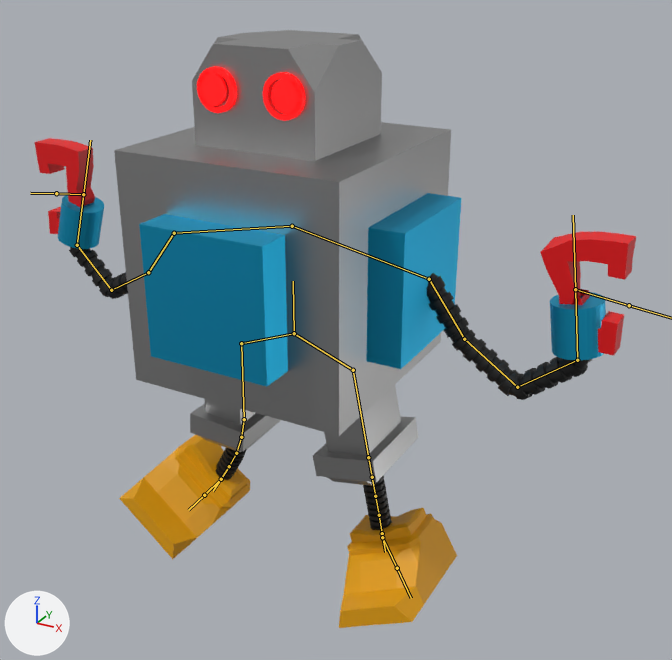
The FBX model Assets/Resources/PhotonPrefabs/TMPBlender/Bob.fbx: old version first, new version second.
Both versions are drawn from a 50 mm lens placed at (4.0, -6.33, 5.83), pointed at (0.33, 0.35, 2.49). The lights are fixed; the arrows at lower left show +X, +Y and +Z. Both versions are drawn at frame 16 of the action 'Armature|Jump'; the numbers are the values there. The bones that bend it are drawn over the model as lines.
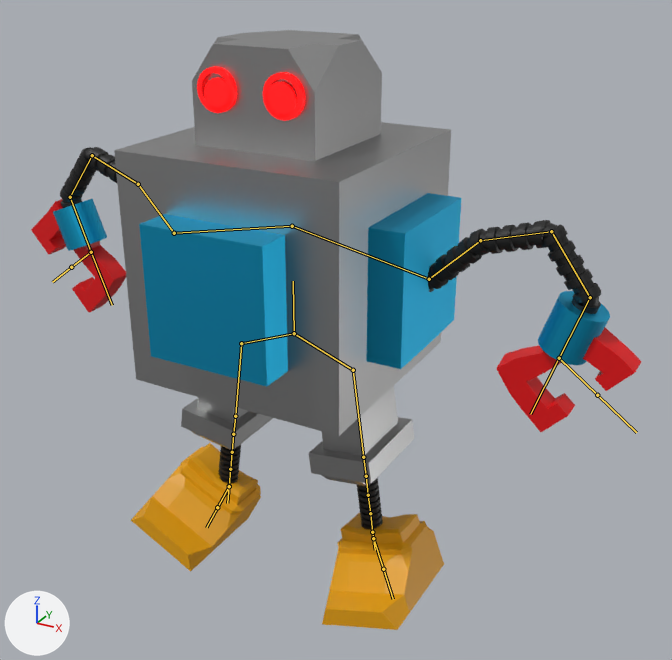
Diff of the bpy script that builds the scene:
```diff
--- a/Assets/Resources/PhotonPrefabs/TMPBlender/Bob.fbx.py
+++ b/Assets/Resources/PhotonPrefabs/TMPBlender/Bob.fbx.py
@@ bone_bone_003 @@
 bone_bone_003 = bpy.data.objects['Armature'].pose.bones['Bone.003']  # child of 'Bone.001'
-bone_bone_003.rotation_quaternion = (0.892, 0.0, 0.0, -0.453)  # degrees (0, 0, -54)
+bone_bone_003.rotation_quaternion = (0.93, 0.0, 0.0, 0.369)  # degrees (0, 0, 43)
@@ bone_bone_010 @@
 bone_bone_010 = bpy.data.objects['Armature'].pose.bones['Bone.010']  # child of 'Bone.003'
-bone_bone_010.rotation_quaternion = (0.985, 0.0, 0.0, 0.17)  # degrees (0, 0, 20)
+bone_bone_010.rotation_quaternion = (0.972, 0.0, 0.0, -0.235)  # degrees (0, 0, -27)
@@ bone_bone_009 @@
 bone_bone_009 = bpy.data.objects['Armature'].pose.bones['Bone.009']  # child of 'Bone.010'
-bone_bone_009.rotation_quaternion = (0.811, 0.0, 0.0, 0.585)  # degrees (0, 0, 72)
+bone_bone_009.rotation_quaternion = (0.82, 0.0, 0.0, -0.572)  # degrees (0, 0, -70)
@@ bone_bone_011 @@
 bone_bone_011 = bpy.data.objects['Armature'].pose.bones['Bone.011']  # child of 'Bone.009'
-bone_bone_011.rotation_quaternion = (0.865, 0.0, 0.0, 0.502)  # degrees (0, 0, 60)
+bone_bone_011.rotation_quaternion = (0.887, 0.0, 0.0, -0.461)  # degrees (0, 0, -55)
@@ bone_bone_004 @@
 bone_bone_004 = bpy.data.objects['Armature'].pose.bones['Bone.004']  # child of 'Bone.002'
-bone_bone_004.rotation_quaternion = (0.898, 0.0, 0.0, 0.44)  # degrees (0, 0, 52)
+bone_bone_004.rotation_quaternion = (0.915, 0.0, 0.0, -0.404)  # degrees (0, 0, -48)
@@ bone_bone_013 @@
 bone_bone_013 = bpy.data.objects['Armature'].pose.bones['Bone.013']  # child of 'Bone.004'
-bone_bone_013.rotation_quaternion = (0.979, 0.0, 0.0, -0.205)  # degrees (0, 0, -24)
+bone_bone_013.rotation_quaternion = (0.974, 0.0, 0.0, 0.228)  # degrees (0, 0, 26)
@@ bone_bone_012 @@
 bone_bone_012 = bpy.data.objects['Armature'].pose.bones['Bone.012']  # child of 'Bone.013'
-bone_bone_012.rotation_quaternion = (0.795, 0.0, 0.0, -0.606)  # degrees (0, 0, -75)
+bone_bone_012.rotation_quaternion = (0.802, 0.0, 0.0, 0.598)  # degrees (0, 0, 73)
@@ bone_bone_014 @@
 bone_bone_014 = bpy.data.objects['Armature'].pose.bones['Bone.014']  # child of 'Bone.012'
-bone_bone_014.rotation_quaternion = (0.861, 0.0, 0.0, -0.508)  # degrees (0, 0, -61)
+bone_bone_014.rotation_quaternion = (0.872, 0.0, 0.0, 0.489)  # degrees (0, 0, 59)
@@ bone_bone_007 @@
 bone_bone_007 = bpy.data.objects['Armature'].pose.bones['Bone.007']  # child of 'Bone.005'
-bone_bone_007.rotation_quaternion = (0.995, 0.096, 0.0, 0.0)  # degrees (11, 0, 0)
+bone_bone_007.rotation_quaternion = (0.998, 0.067, 0.004, 0.0)  # degrees (8, 0, 0)
@@ bone_bone_020 @@
 bone_bone_020 = bpy.data.objects['Armature'].pose.bones['Bone.020']  # child of 'Bone.018'
-bone_bone_020.rotation_quaternion = (1.0, -0.001, 0.0, 0.0)  # degrees (0, 0, 0)
+bone_bone_020.rotation_quaternion = (0.998, 0.002, 0.07, 0.006)  # degrees (0, 8, 1)
@@ bone_bone_008 @@
 bone_bone_008 = bpy.data.objects['Armature'].pose.bones['Bone.008']  # child of 'Bone.006'
-bone_bone_008.rotation_quaternion = (1.0, 0.005, 0.0, 0.0)  # degrees (1, 0, 0)
+bone_bone_008.rotation_quaternion = (0.998, 0.068, 0.0, 0.0)  # degrees (8, 0, 0)
@@ bone_bone_021 @@
 bone_bone_021 = bpy.data.objects['Armature'].pose.bones['Bone.021']  # child of 'Bone.008'
-bone_bone_021.rotation_quaternion = (0.996, 0.084, 0.0, 0.0)  # degrees (10, 0, 0)
+bone_bone_021.rotation_quaternion = (1.0, 0.004, 0.0, 0.0)  # degrees (0, 0, 0)
@@ bone_bone_023 @@
 bone_bone_023 = bpy.data.objects['Armature'].pose.bones['Bone.023']  # child of 'Bone.021'
-bone_bone_023.rotation_quaternion = (0.996, 0.085, 0.0, 0.0)  # degrees (10, 0, 0)
+bone_bone_023.rotation_quaternion = (1.0, -0.001, 0.0, 0.0)  # degrees (0, 0, 0)
@@ bone_bone_022 @@
 bone_bone_022 = bpy.data.objects['Armature'].pose.bones['Bone.022']  # child of 'Bone.023'
-bone_bone_022.rotation_quaternion = (0.998, 0.067, 0.0, 0.0)  # degrees (8, 0, 0)
+bone_bone_022.rotation_quaternion = (1.0, -0.002, 0.0, 0.0)  # degrees (0, 0, 0)
@@ bone_bone_015 @@
 bone_bone_015 = bpy.data.objects['Armature'].pose.bones['Bone.015']
-bone_bone_015.location = (-0.13, -1.25, 0.0)
-bone_bone_015.rotation_quaternion = (0.998, 0.0, 0.0, -0.06)  # degrees (0, 0, -7)
+bone_bone_015.location = (0.45, -1.31, 0.0)
+bone_bone_015.rotation_quaternion = (0.949, 0.0, 0.0, -0.315)  # degrees (0, 0, -37)
@@ bone_bone_016 @@
 bone_bone_016 = bpy.data.objects['Armature'].pose.bones['Bone.016']
-bone_bone_016.location = (0.23, -1.36, 0.0)
-bone_bone_016.rotation_quaternion = (0.998, 0.0, 0.0, 0.056)  # degrees (0, 0, 6)
+bone_bone_016.location = (-0.35, -1.37, 0.0)
+bone_bone_016.rotation_quaternion = (0.951, 0.0, 0.0, 0.309)  # degrees (0, 0, 36)
@@ bone_bone_025 @@
 bone_bone_025 = bpy.data.objects['Armature'].pose.bones['Bone.025']
-bone_bone_025.location = (0.0, -0.16, 0.33)
-bone_bone_025.rotation_quaternion = (0.97, 0.245, 0.0, 0.0)  # degrees (28, 0, 0)
+bone_bone_025.location = (0.0, -0.11, 0.23)
+bone_bone_025.rotation_quaternion = (0.985, 0.172, 0.0, 0.0)  # degrees (20, 0, 0)
@@ bone_bone_026 @@
 bone_bone_026 = bpy.data.objects['Armature'].pose.bones['Bone.026']
-bone_bone_026.location = (0.0, -0.21, 0.33)
-bone_bone_026.rotation_quaternion = (0.939, 0.344, 0.0, 0.0)  # degrees (40, 0, 0)
+bone_bone_026.location = (0.0, -0.15, 0.23)
+bone_bone_026.rotation_quaternion = (0.971, 0.241, 0.0, 0.0)  # degrees (28, 0, 0)
```

Boxes (x1, y1, x2, y2) around the edits, measured in the pictures (672 x 660 px):
'Cube', posed
    both: (114, 30, 461, 436)
'Cube.005', posed
    before: (339, 507, 457, 628)
    after: (322, 512, 444, 630)
'Cube.001', posed
    before: (119, 435, 250, 559)
    after: (131, 443, 261, 572)
'Cylinder.002', posed
    before: (427, 273, 592, 400)
    after: (427, 220, 601, 314)
'Cube.004', posed (51% wider, 15% shorter)
    before: (540, 232, 636, 356)
    after: (496, 327, 641, 432)
'Cube.003', posed
    before: (313, 385, 418, 486)
    after: (308, 386, 414, 487)
'Cube.006', posed (57% wider, 18% taller)
    before: (35, 138, 95, 234)
    after: (31, 199, 126, 312)
'Cylinder.003', posed (28% wider, 9% taller)
    before: (550, 292, 606, 360)
    after: (538, 291, 610, 365)
'Cube.002', posed
    before: (190, 399, 281, 452)
    after: (181, 397, 273, 450)
'Cylinder.006', posed
    before: (69, 247, 128, 299)
    after: (60, 147, 117, 208)
'Cylinder.007', posed (17% wider)
    before: (58, 194, 104, 249)
    after: (53, 199, 107, 251)
'Cylinder.005', posed
    before: (363, 475, 392, 530)
    after: (357, 477, 383, 529)
'Cylinder.004', posed
    before: (216, 448, 247, 480)
    after: (219, 444, 241, 484)
bone 'Bone.003', root to tip
    before: (429, 279) to (464, 339)
    after: (429, 279) to (480, 240)
bone 'Bone.010', root to tip
    before: (464, 339) to (517, 387)
    after: (480, 240) to (551, 231)
bone 'Bone.009', root to tip
    before: (517, 387) to (577, 360)
    after: (551, 231) to (590, 297)
bone 'Bone.011', root to tip
    before: (577, 360) to (575, 289)
    after: (590, 297) to (559, 358)
bone 'Bone.004', root to tip
    before: (174, 233) to (148, 272)
    after: (174, 233) to (138, 184)
bone 'Bone.013', root to tip
    before: (148, 272) to (111, 290)
    after: (138, 184) to (92, 155)
bone 'Bone.012', root to tip
    before: (111, 290) to (77, 245)
    after: (92, 155) to (70, 197)
bone 'Bone.014', root to tip
    before: (77, 245) to (83, 194)
    after: (70, 197) to (91, 252)
bone 'Bone.007', root to tip
    before: (353, 370) to (368, 457)
    after: (353, 370) to (363, 457)
bone 'Bone.020', root to tip
    before: (379, 515) to (382, 533)
    after: (370, 513) to (372, 532)
bone 'Bone.008', root to tip
    before: (241, 343) to (244, 419)
    after: (241, 343) to (235, 416)
bone 'Bone.021', root to tip
    before: (244, 419) to (241, 437)
    after: (235, 416) to (233, 434)
bone 'Bone.023', root to tip
    before: (241, 437) to (236, 453)
    after: (233, 434) to (232, 452)
bone 'Bone.022', root to tip
    before: (236, 453) to (229, 466)
    after: (232, 452) to (230, 469)
bone 'Bone.015', root to tip
    before: (575, 289) to (629, 305)
    after: (559, 358) to (597, 395)
bone 'Bone.016', root to tip
    before: (83, 194) to (56, 193)
    after: (91, 252) to (71, 267)
bone 'Bone.025', root to tip
    before: (382, 537) to (397, 568)
    after: (373, 538) to (383, 569)
bone 'Bone.026', root to tip
    before: (221, 479) to (204, 495)
    after: (229, 486) to (217, 507)
